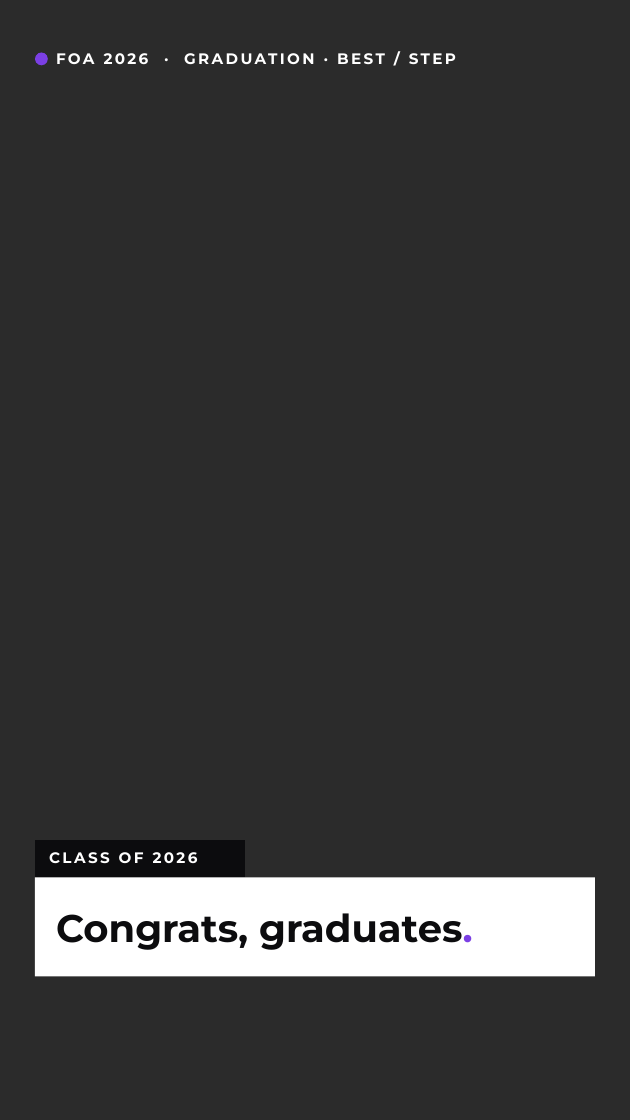
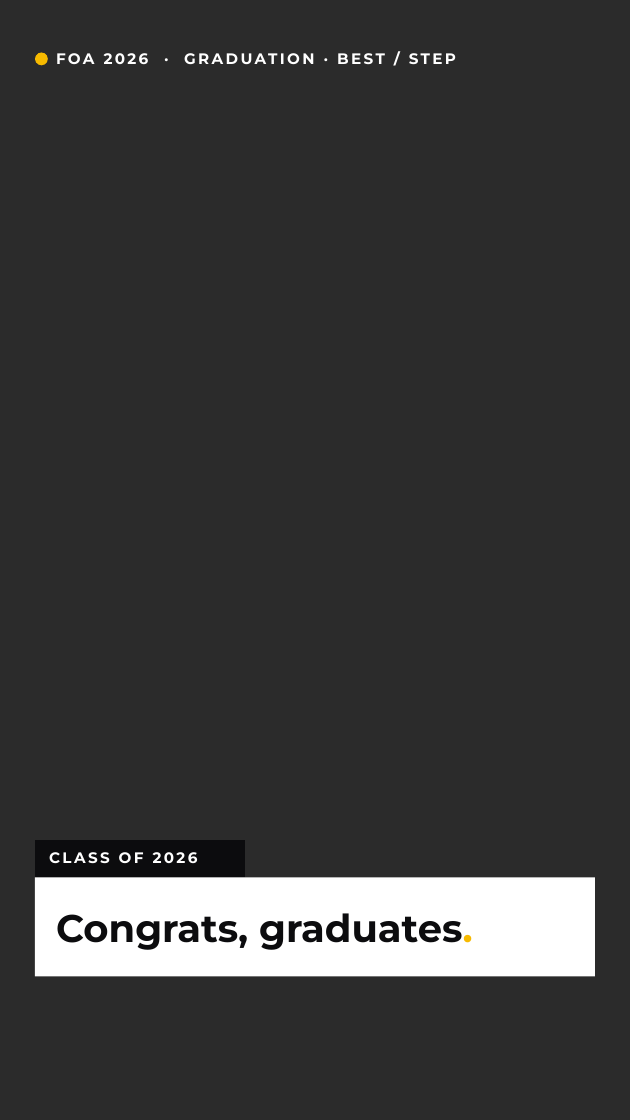
Before and after one commit to Okidoki9903/canva-templates, a slide deck: slide 2 of templates/06-graduations.pptx. Drawn at 630x1120 pixels with LibreOffice and Linux fonts; fonts in the diff are those of the drawing; background and template pictures are left out; a plain dark background stands for a picture behind light text. Boxes give left, top, right and bottom in pixels: in the first picture for what was removed or moved away, otherwise in the second. Text is boxed around its words. In the diff, an @@ line names an element or a change of style, - is before the commit and + after.

```diff
--- a/templates/06-graduations.pptx
+++ b/templates/06-graduations.pptx
@@ rounded rectangle at [35, 53, 48, 66]: fill #7B3FE4 to #F7BA00 @@
@@ text "Congrats, graduates." at [56, 913, 473, 950]: text colour #7B3FE4 to #F7BA00 in "graduates." @@
```
Also in this commit, not shown: 3 other slides changed, 38 other files.
